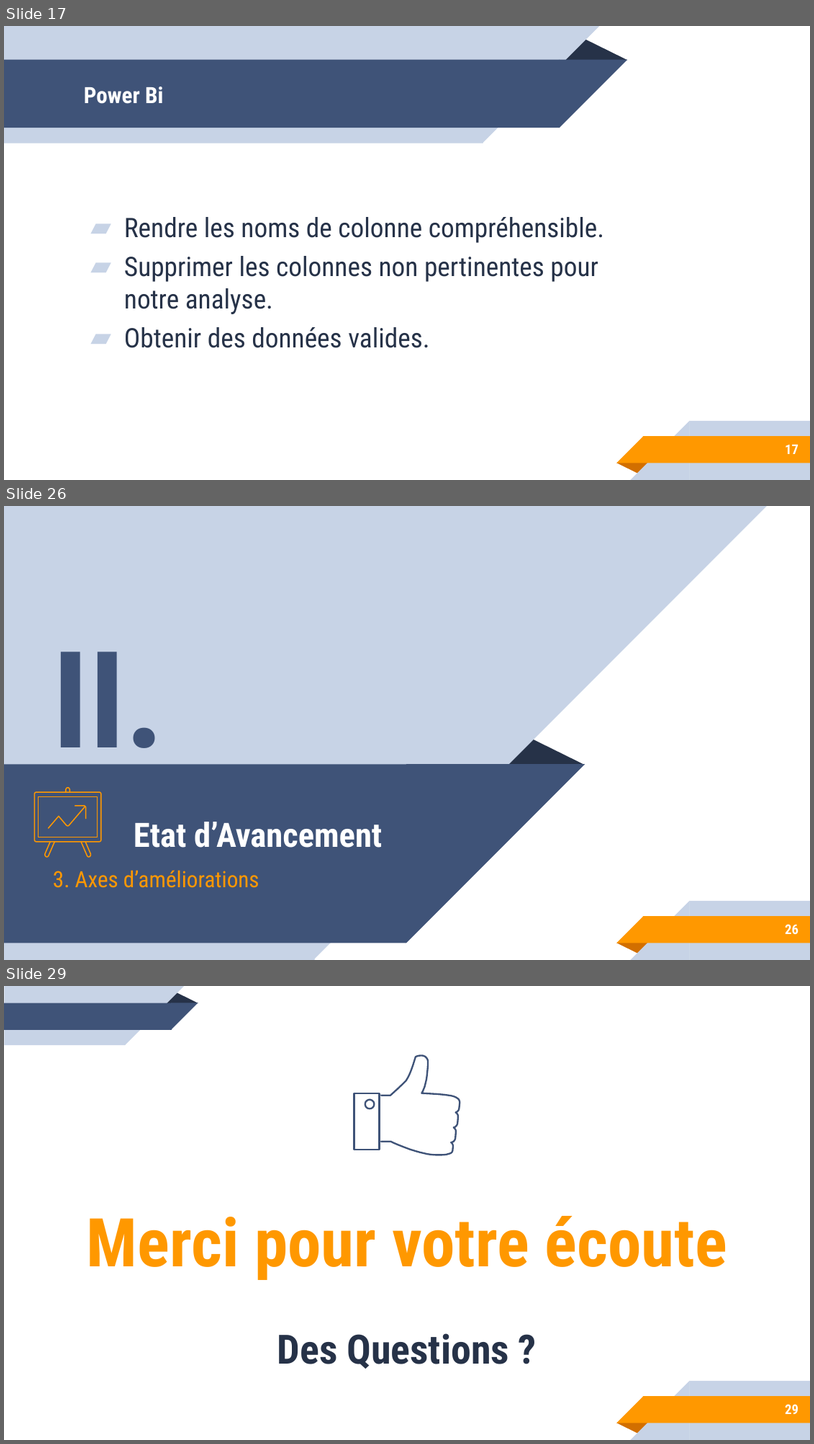
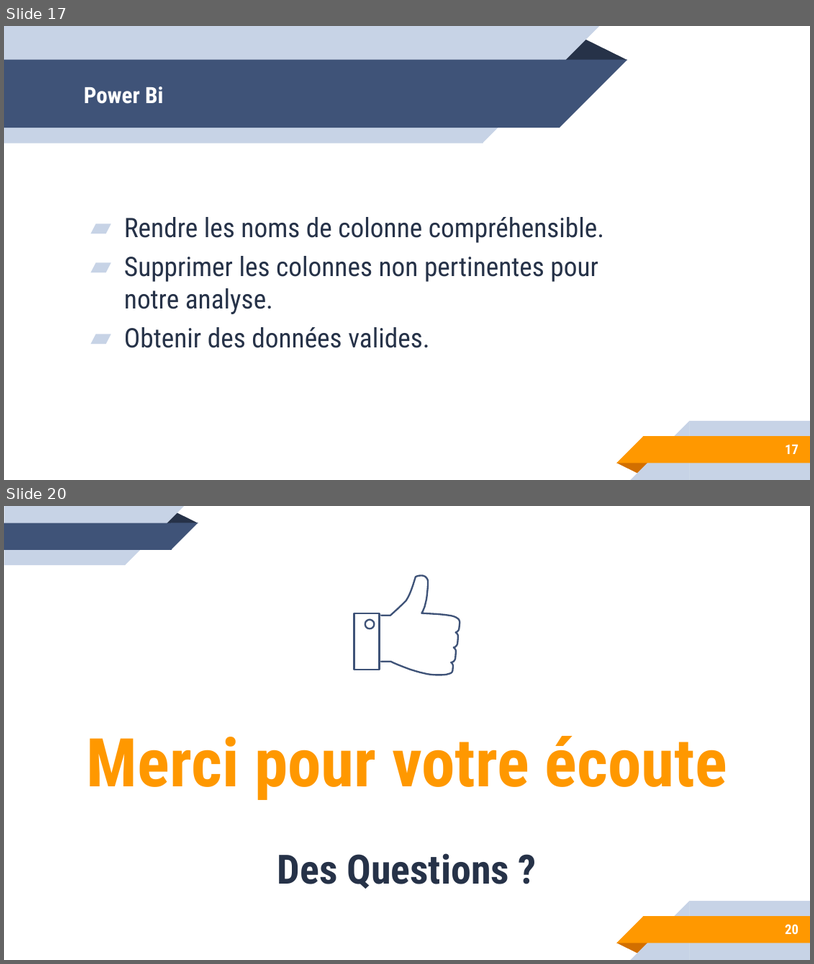
Before and after one commit to gtandu/testBi, a slide deck: doc/Soutenance EDD.pptx. Shown one above the other, each under a label of ours: slides 17, 26 and 29 before the commit, slides 17 and 20 after it; the slides between them are not shown. The pictures are 814x1444 and 814x964 pixels, drawn with LibreOffice and Linux fonts; fonts in the diff are those of the drawing. Boxes give left, top, right and bottom in pixels: in the first picture for what was removed or moved away, otherwise in the second. Text is boxed around its words. In the diff, an @@ line names an element or a change of style, - is before the commit and + after.

```diff
--- a/doc/Soutenance EDD.pptx
+++ b/doc/Soutenance EDD.pptx
@@ slide 26 removed at box(4, 506, 810, 960), background #FFFFFF; not listed: 5 template elements that a slide beside it also shows @@
@@ rectangle removed at box(4, 506, 314, 959) @@
@@ right triangle removed at box(314, 506, 768, 958) @@
@@ text removed at box(53, 651, 165, 778) @@
-II.
@@ triangle removed at box(507, 739, 584, 764) @@
@@ rectangle removed at box(4, 764, 406, 943) @@
@@ right triangle removed at box(406, 764, 586, 943) @@
@@ group removed at box(35, 788, 102, 857): 7 freeform shapes @@
@@ title removed at box(134, 821, 382, 847) @@
-Etat d’Avancement
@@ subtitle removed at box(53, 870, 260, 888) @@
-3. Axes d’améliorations
@@ page number removed at box(785, 924, 799, 934) @@
-26
@@ what was slide 29 is now slide 20 @@
@@ page number at box(785, 924, 799, 934): text changed @@
-29
+20
```
Also in this commit, not shown: 2 slides changed, 1 slide added, 9 other slides removed, 2 other files.
